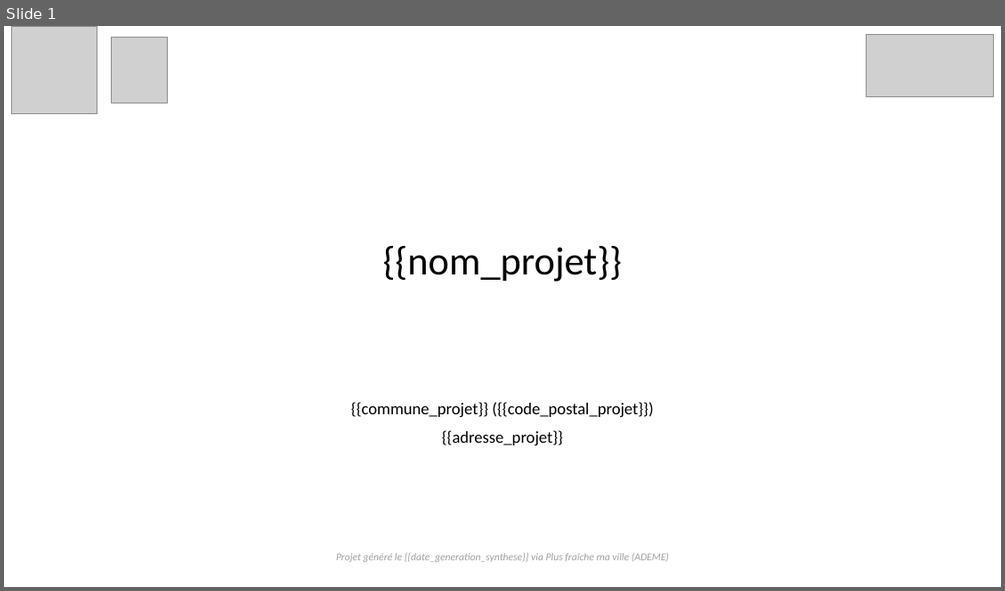
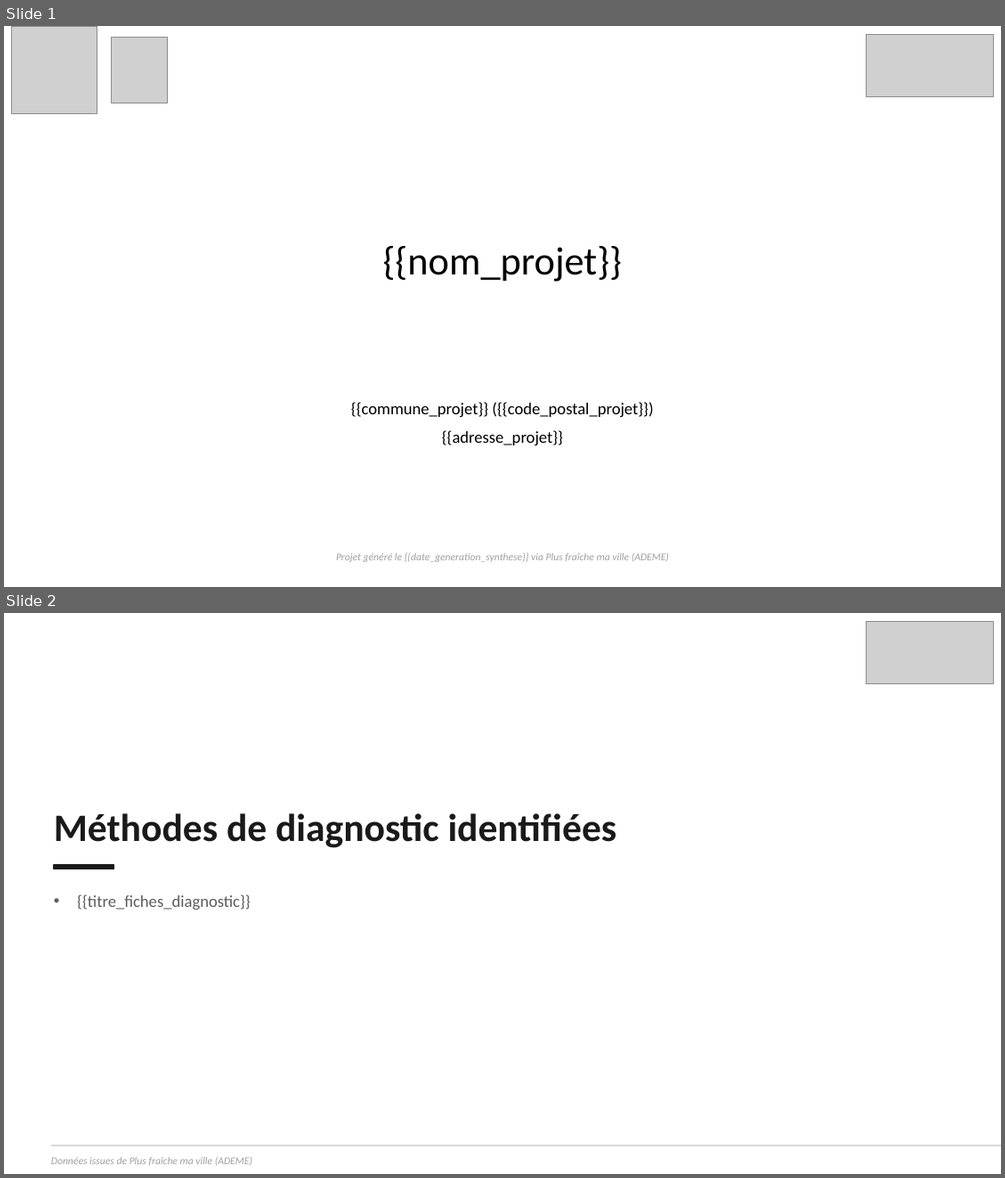
Before and after one commit to incubateur-ademe/plusfraichemaville-site, a slide deck: public/templates/template_synthese_projet.pptx. Shown one above the other, each under a label of ours: slide 1 before the commit, slides 1 and 2 after it. The pictures are 1005x591 and 1005x1178 pixels, drawn with LibreOffice and Linux fonts; fonts in the diff are those of the drawing; grey boxes stand for pictures. Boxes give left, top, right and bottom in pixels: in the first picture for what was removed or moved away, otherwise in the second. Text is boxed around its words. In the diff, an @@ line names an element or a change of style, - is before the commit and + after.

Commit message:
feat: export des fiches diagnostic dans la synthese

```diff
--- a/public/templates/template_synthese_projet.pptx
+++ b/public/templates/template_synthese_projet.pptx
@@ slide 2 added at (4, 613, 1001, 1174), background #FFFFFF @@
@@ picture added at (866, 621, 994, 683) @@
@@ text added at (54, 813, 617, 848), 37.3 pt, text #1A1A1A, bold @@
+Méthodes de diagnostic identifiées
@@ rectangle added at (54, 865, 114, 868), fill #1A1A1A, outline #1A1A1A 1 pt @@
@@ text added at (77, 894, 251, 909), 16 pt, text #5C5C5C @@
+• {{titre_fiches_diagnostic}}
@@ line added from (51, 1145) to (1001, 1145), #D9D9D9 1.5 pt @@
@@ text added at (51, 1157, 252, 1165), 10 pt, text #A0A0A0, italic @@
+Données issues de Plus fraîche ma ville (ADEME)
```
Also in this commit, not shown: 1 other slide added, 10 other files.
